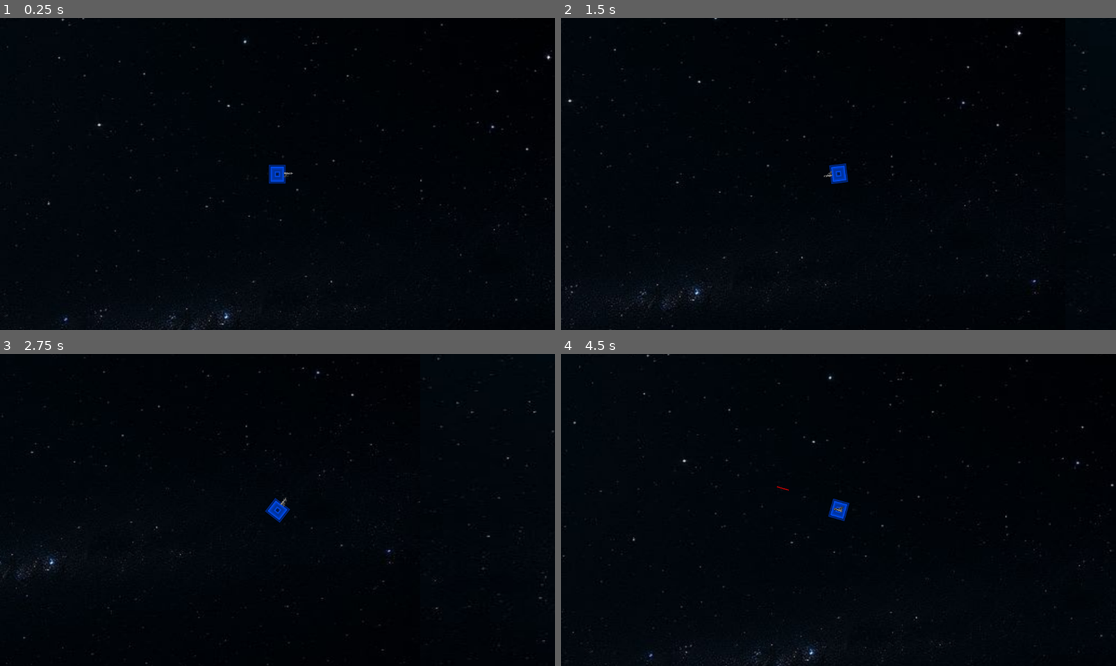
Above: before the commit, frames 1-4 (two rows, left to right).
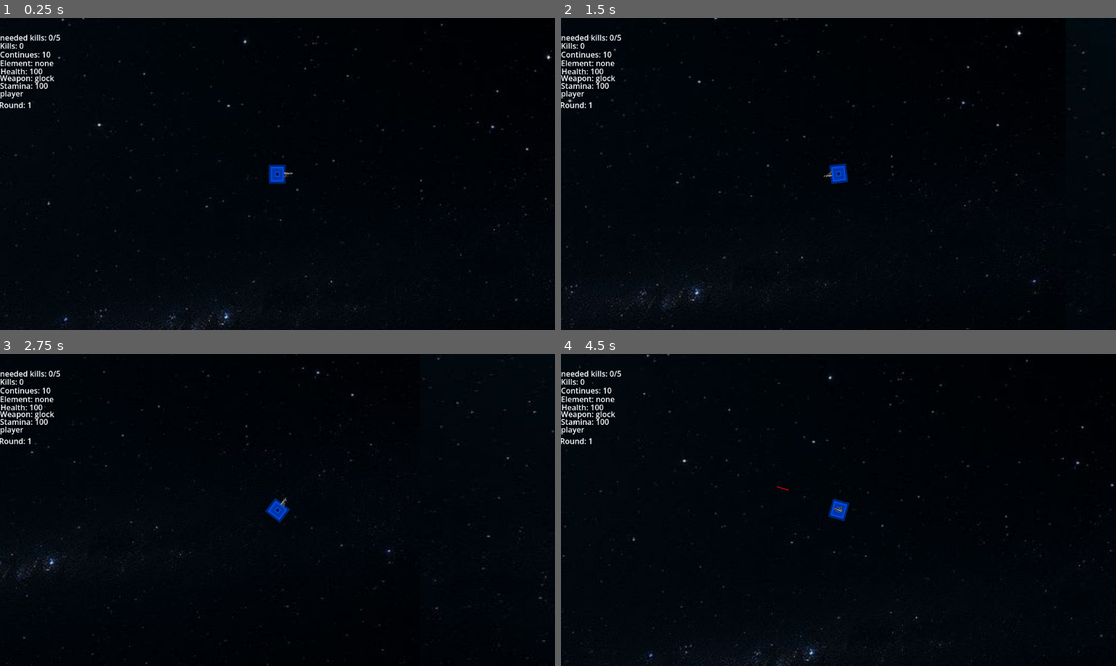
Above: after the commit, the same moments.

Repository: dreaemporer-sketch/menestrate
Game: Godot game, scene res://scenes/game.tscn
Two runs of this game, one before a commit and one after it. Both use one fixed random seed, a clock stepped at 60 frames per second and the inputs below. The project has no main scene, so this scene is started directly.
Inputs (mouse positions are in pixels of both pictures, inside the frame that each line leads up to):
- Up to frame 1 (0.25 s): no input
- Up to frame 2 (1.5 s): tap Enter at 0.5 s; move the mouse to (960, 158) at 0.52 s; hold D (move_right) 0.53-1.28 s; tap O (play) at 0.6, 1.35 s; move the mouse to (727, 189) at 1.27 s; hold S (move_down) from 1.28 s (still down)
- Up to frame 3 (2.75 s): move the mouse to (333, 441) at 2.02 s; release S (move_down) at 2.03 s; hold D (move_right) from 2.03 s (still down); tap Shift (shift lock) at 2.1 s; tap O (play) at 2.3 s
- Up to frame 4 (4.5 s): move the mouse to (810, 572) at 2.77 s; release D (move_right) at 2.78 s; hold W (move_up) 2.78-3.53 s; click (810, 572) at 2.85 s; tap O (play) at 3.05, 3.8, 4.35 s; move the mouse to (1005, 556) at 3.52 s; hold R 3.53-4.28 s; hold A (move_left) from 3.53 s (still down); tap Space at 4.25 s; move the mouse to (672, 463) at 4.27 s

The runs differ from the first frame. In frame 1, 0.8% of the frame differs, in the area x 0-11%, y 5-29%; in frame 2, 0.8%; in frame 3, 0.8%; in frame 4, 0.8%.

Commit message:
continues...
i have been chanigng my code because 1. the lavbels were not showing when the player is playing so. i fixed that and then i added another label like to tell the player how many enemies they need to kill inorder to finish the level.  then when i was playing i notcies that it is taking a long time for the enmy to deal damage. so i added the code to make the enmy deal dangae and it iwll turn off when theplayer is not in range. but now i noticed that my modulate or the color change is not working so. i need to fix that in order to move on. then i have to chack why the timer label is not showing.

Diff:
--- a/scenes/earthenemy.tscn
+++ b/scenes/earthenemy.tscn
@@ -6,14 +6,25 @@
 [sub_resource type="RectangleShape2D" id="RectangleShape2D_3y6fs"]
 size = Vector2(66, 64)
 
+[sub_resource type="RectangleShape2D" id="RectangleShape2D_ywt46"]
+size = Vector2(66, 63)
+
 [node name="Earthenemy" type="CharacterBody2D" unique_id=1191821179]
 script = ExtResource("2_3y6fs")
+
+[node name="Earthenemy2" type="Sprite2D" parent="." unique_id=90651875]
+position = Vector2(1, 0.9999998)
+scale = Vector2(0.101, 0.098)
+texture = ExtResource("1_mwg1l")
 
 [node name="CollisionShape2D" type="CollisionShape2D" parent="." unique_id=160936363]
 position = Vector2(0, 1)
 shape = SubResource("RectangleShape2D_3y6fs")
 
-[node name="Earthenemy2" type="Sprite2D" parent="." unique_id=90651875]
-position = Vector2(1, 0.9999998)
-scale = Vector2(0.101, 0.098)
-texture = ExtResource("1_mwg1l")
+[node name="Area2D" type="Area2D" parent="." unique_id=1431112150]
+
+[node name="CollisionShape2D2" type="CollisionShape2D" parent="Area2D" unique_id=1250535059]
+position = Vector2(0, 1.5)
+shape = SubResource("RectangleShape2D_ywt46")
+
+[connection signal="body_entered" from="Area2D" to="." method="_on_area_2d_body_entered"]
--- a/scenes/enemy.tscn
+++ b/scenes/enemy.tscn
@@ -4,16 +4,28 @@
 [ext_resource type="Texture2D" uid="uid://74s6jsmfvv0n" path="res://img/capture0.1.PNG" id="2_md0e3"]
 
 [sub_resource type="RectangleShape2D" id="RectangleShape2D_8tegq"]
-size = Vector2(36, 35)
+size = Vector2(37, 35)
+
+[sub_resource type="RectangleShape2D" id="RectangleShape2D_md0e3"]
+size = Vector2(37, 35)
 
 [node name="Enemy" type="CharacterBody2D" unique_id=266760121]
 script = ExtResource("1_md0e3")
-
-[node name="CollisionShape2D" type="CollisionShape2D" parent="." unique_id=1624627643]
-position = Vector2(0, 0.5)
-shape = SubResource("RectangleShape2D_8tegq")
 
 [node name="sprite2d" type="Sprite2D" parent="." unique_id=1825965688]
 position = Vector2(0.4999962, 1.0000019)
 scale = Vector2(0.101369865, 0.0978261)
 texture = ExtResource("2_md0e3")
+
+[node name="CollisionShape2D" type="CollisionShape2D" parent="." unique_id=1624627643]
+position = Vector2(0.5, 0.5)
+shape = SubResource("RectangleShape2D_8tegq")
+
+[node name="Area2D" type="Area2D" parent="." unique_id=338941556]
+
+[node name="CollisionShape2D2" type="CollisionShape2D" parent="Area2D" unique_id=284832629]
+position = Vector2(0.5, 0.5)
+shape = SubResource("RectangleShape2D_md0e3")
+
+[connection signal="body_entered" from="Area2D" to="." method="_on_area_2d_body_entered"]
+[connection signal="body_exited" from="Area2D" to="." method="_on_area_2d_body_exited"]
--- a/scenes/fireenemy.tscn
+++ b/scenes/fireenemy.tscn
@@ -4,18 +4,30 @@
 [ext_resource type="Script" uid="uid://bnf2erukyg4bp" path="res://scripts/fireenemy.gd" id="1_ys8cu"]
 
 [sub_resource type="RectangleShape2D" id="RectangleShape2D_ys8cu"]
-size = Vector2(87.164734, 102.44932)
+size = Vector2(295.55194, 337.32507)
+
+[sub_resource type="RectangleShape2D" id="RectangleShape2D_vwuwk"]
+size = Vector2(39.60396, 42.21429)
 
 [node name="Fireenemy" type="CharacterBody2D" unique_id=1527854430]
 scale = Vector2(0.101, 0.098)
 script = ExtResource("1_ys8cu")
 
+[node name="Firenemy" type="Sprite2D" parent="." unique_id=1870880765]
+position = Vector2(0, 8.4703295e-22)
+scale = Vector2(0.2365206, 0.23057455)
+texture = ExtResource("1_ooup1")
+
 [node name="CollisionShape2D" type="CollisionShape2D" parent="." unique_id=266655401]
-position = Vector2(-4.7683716e-07, 4.7683716e-07)
+position = Vector2(1.7053023e-13, -5.684341e-14)
 scale = Vector2(0.134, 0.120999984)
 shape = SubResource("RectangleShape2D_ys8cu")
 
-[node name="Firenemy" type="Sprite2D" parent="." unique_id=1870880765]
-position = Vector2(0, -5.9604645e-08)
-scale = Vector2(0.121, 0.134)
-texture = ExtResource("1_ooup1")
+[node name="Area2D" type="Area2D" parent="." unique_id=1517773625]
+
+[node name="CollisionShape2D2" type="CollisionShape2D" parent="Area2D" unique_id=1579252631]
+position = Vector2(0, -0.6989787)
+scale = Vector2(1, 0.9999998)
+shape = SubResource("RectangleShape2D_vwuwk")
+
+[connection signal="body_entered" from="Area2D" to="." method="_on_area_2d_body_entered"]
--- a/scenes/game.tscn
+++ b/scenes/game.tscn
@@ -4,6 +4,7 @@
 [ext_resource type="Texture2D" uid="uid://cu10h03td0xm1" path="res://img/683c9ad70b7e19001d962865.jpg" id="1_yqjtg"]
 [ext_resource type="PackedScene" uid="uid://g8ddcjs8g7t5" path="res://scenes/bullet1.tscn" id="3_lnu2h"]
 [ext_resource type="PackedScene" uid="uid://cuf36f17dmhop" path="res://scenes/pause_manager.tscn" id="4_lbhrr"]
+[ext_resource type="PackedScene" uid="uid://df5l34mwwyv20" path="res://scenes/hud.tscn" id="5_iywne"]
 
 [sub_resource type="Curve2D" id="Curve2D_iywne"]
 _data = {
@@ -142,3 +143,6 @@
 [node name="CollisionShape2D4" type="CollisionShape2D" parent="StaticBody2D" unique_id=1351481026]
 position = Vector2(1994, -2389.9375)
 shape = SubResource("RectangleShape2D_iywne")
+
+[node name="Hud" parent="." unique_id=1767084392 node_paths=PackedStringArray("player") instance=ExtResource("5_iywne")]
+player = NodePath("../Player")
--- a/scenes/hud.tscn
+++ b/scenes/hud.tscn
@@ -2,9 +2,10 @@
 
 [ext_resource type="Script" uid="uid://b8s5px61qpmw7" path="res://scripts/hud.gd" id="1_ahhtf"]
 
-[node name="Hud" type="CanvasLayer" unique_id=1767084392 node_paths=PackedStringArray("player", "time_label", "weapon_label", "element_label", "round_label", "health_label", "continue_label", "stamina_label", "kills_label")]
+[node name="Hud" type="CanvasLayer" unique_id=1767084392 node_paths=PackedStringArray("player", "panel", "time_label", "weapon_label", "element_label", "round_label", "health_label", "continue_label", "stamina_label", "kills_label")]
 script = ExtResource("1_ahhtf")
 player = NodePath("player")
+panel = NodePath("Button")
 time_label = NodePath("time_label")
 weapon_label = NodePath("weapon_label")
 element_label = NodePath("element_label")
--- a/scenes/lightening.tscn
+++ b/scenes/lightening.tscn
@@ -4,6 +4,9 @@
 [ext_resource type="Script" uid="uid://blfvo8ay0yw5" path="res://scripts/lightningenemy.gd" id="2_e27p5"]
 
 [sub_resource type="RectangleShape2D" id="RectangleShape2D_e31j5"]
+size = Vector2(28, 27)
+
+[sub_resource type="RectangleShape2D" id="RectangleShape2D_e27p5"]
 size = Vector2(28, 27)
 
 [node name="Lightening" type="CharacterBody2D" unique_id=113308416]
@@ -17,3 +20,11 @@
 position = Vector2(0, -2.9802322e-08)
 scale = Vector2(0.101, 0.098)
 texture = ExtResource("1_e31j5")
+
+[node name="Area2D" type="Area2D" parent="." unique_id=1969279606]
+
+[node name="CollisionShape2D2" type="CollisionShape2D" parent="Area2D" unique_id=1992924375]
+position = Vector2(0, -0.5)
+shape = SubResource("RectangleShape2D_e27p5")
+
+[connection signal="body_entered" from="Area2D" to="." method="_on_area_2d_body_entered"]
--- a/scenes/waterenemy.tscn
+++ b/scenes/waterenemy.tscn
@@ -6,14 +6,23 @@
 [sub_resource type="RectangleShape2D" id="RectangleShape2D_brh2s"]
 size = Vector2(28, 28)
 
+[sub_resource type="RectangleShape2D" id="RectangleShape2D_7rmx6"]
+size = Vector2(28, 28)
+
 [node name="Waterenemy" type="CharacterBody2D" unique_id=106441284]
 script = ExtResource("1_7rmx6")
 
 [node name="Waterenemy2" type="Sprite2D" parent="." unique_id=1317959516]
-position = Vector2(1, 1)
+position = Vector2(0, 5.9604645e-08)
 scale = Vector2(0.101, 0.098)
 texture = ExtResource("1_brh2s")
 
 [node name="CollisionShape2D" type="CollisionShape2D" parent="." unique_id=400226663]
-position = Vector2(1, 1)
 shape = SubResource("RectangleShape2D_brh2s")
+
+[node name="Area2D" type="Area2D" parent="." unique_id=26335532]
+
+[node name="CollisionShape2D2" type="CollisionShape2D" parent="Area2D" unique_id=989280161]
+shape = SubResource("RectangleShape2D_7rmx6")
+
+[connection signal="body_entered" from="Area2D" to="." method="_on_area_2d_body_entered"]
--- a/scenes/windenemy.tscn
+++ b/scenes/windenemy.tscn
@@ -4,6 +4,9 @@
 [ext_resource type="Script" uid="uid://6kgtkalob05e" path="res://scripts/windenemy.gd" id="2_s6nhb"]
 
 [sub_resource type="RectangleShape2D" id="RectangleShape2D_s6nhb"]
+size = Vector2(19, 19)
+
+[sub_resource type="RectangleShape2D" id="RectangleShape2D_7iw6n"]
 size = Vector2(19, 19)
 
 [node name="character" type="CharacterBody2D" unique_id=464547384]
@@ -18,3 +21,11 @@
 position = Vector2(0, 5.684342e-14)
 scale = Vector2(0.101, 0.098)
 texture = ExtResource("1_wu4bi")
+
+[node name="Area2D" type="Area2D" parent="." unique_id=2047497917]
+
+[node name="CollisionShape2D2" type="CollisionShape2D" parent="Area2D" unique_id=1391780406]
+position = Vector2(-0.5, -0.5)
+shape = SubResource("RectangleShape2D_7iw6n")
+
+[connection signal="body_entered" from="Area2D" to="." method="_on_area_2d_body_entered"]
--- a/scripts/enemy.gd
+++ b/scripts/enemy.gd
@@ -7,6 +7,8 @@
 @export var damage = 10
 var player
 var resistance = "none"
+var player_in_range = false
+var damage_timer = 0.0
 
 func _ready():
 	player = get_tree().get_first_node_in_group("player")
@@ -19,6 +21,11 @@
 		velocity = direction * speed
 		move_and_slide()
 
+	if player_in_range:
+		damage_timer-=delta
+		if damage_timer <=0:
+			player.take_damage()
+			damage_timer=3
 
 func take_damage(amount, element = "none"):
 	if element == resistance:
@@ -45,13 +52,25 @@
 
 		if player != null:
 			player.kills += 1
+			player.enemy_killed()
 		queue_free()
 
 func _on_area_2d_body_entered(body):
 
 	if body.is_in_group("player"):
+		player_in_range=true
+		player=body
 		body.take_damage(damage)
-		queue_free()
+		damage_timer=3.0
+
 func update_health_visuals():
 	health_pct = health / max_health
-	$sprite2d.modulate = Color(1.0, health_pct, health_pct, 1.0)
+	if has_node("Sprite2D"):
+		$Sprite2D.modulate = Color(1.0, health_pct, health_pct, 1.0)
+	else:
+		push_error(name + " does NOT have a direct child called Sprite2D")
+
+
+func _on_area_2d_body_exited(body: Node2D) -> void:
+	if body.is_in_group("player"):
+		player_in_range=false
--- a/scripts/hud.gd
+++ b/scripts/hud.gd
@@ -15,7 +15,7 @@
 	if player == null:
 		return
 
-	time_label.text = "Time: " + str(int(player.survive_time))
+	time_label.text = "needed kills: " + str(player.enemies_killed_this_round) + "/" + str(player.enemies_to_kill)
 	weapon_label.text = "Weapon: " + player.current_weapon
 	element_label.text = "Element: " + player.current_element
 	round_label.text = "Round: " + str(player.current_round)
--- a/scripts/player.gd
+++ b/scripts/player.gd
@@ -84,7 +84,9 @@
 var element_timer = 0.0
 var element_duration = 120.0
 # ROUND SYSTEM
-var survive_time = 0.0
+var enemies_to_kill = 5
+var enemies_killed_this_round = 0
+var enemies_spawned_this_round = 0
 var current_round = 1
 # SPAWN TIMERSm
 var enemy_spawn_timer = 0.0
@@ -96,6 +98,7 @@
 @export var glock:Sprite2D
 @export var shotgun:Sprite2D
 @export var machinegun:Sprite2D
+
 var current_gun
 
 func _ready():
@@ -112,18 +115,15 @@
 
 func _physics_process(delta):
 	enemy_spawn_timer += delta
-	survive_time += delta
-	print(survive_time)
-	if survive_time >= 60:
-		current_round += 1
-		survive_time = 0
-		orb_spawned_this_round=false
-		boss_spawned = false
-	var spawn_delay = max(0.3, 2.0 - current_round * 0.15)
-	if enemy_spawn_timer >= spawn_delay:
-		spawn_enemy()
-
-		enemy_spawn_timer = 0
+	var spawn_delay = 1.0
+	if enemies_spawned_this_round < enemies_to_kill:
+		if enemy_spawn_timer >= spawn_delay:
+
+			spawn_enemy()
+
+			enemies_spawned_this_round += 1
+
+			enemy_spawn_timer = 0
 
 	if current_element != "none":
 
@@ -498,3 +498,12 @@
 		else:
 			shift_locked = false
 			Input.mouse_mode = Input.MOUSE_MODE_VISIBLE
+func enemy_killed():
+	enemies_killed_this_round += 1
+	if enemies_killed_this_round>=enemies_to_kill:
+		current_round+=1
+		enemies_to_kill+=5
+		enemies_killed_this_round=0
+		enemies_spawned_this_round = 0
+		orb_spawned_this_round = false
+		boss_spawned = false
